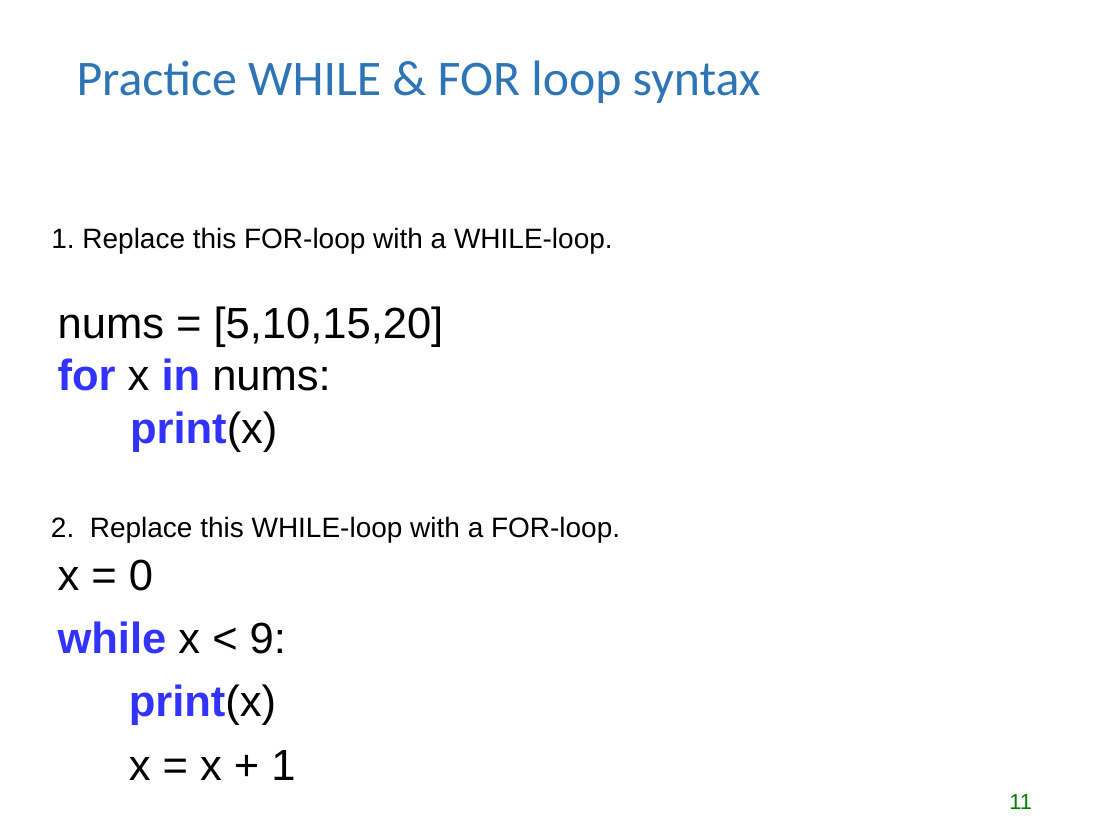
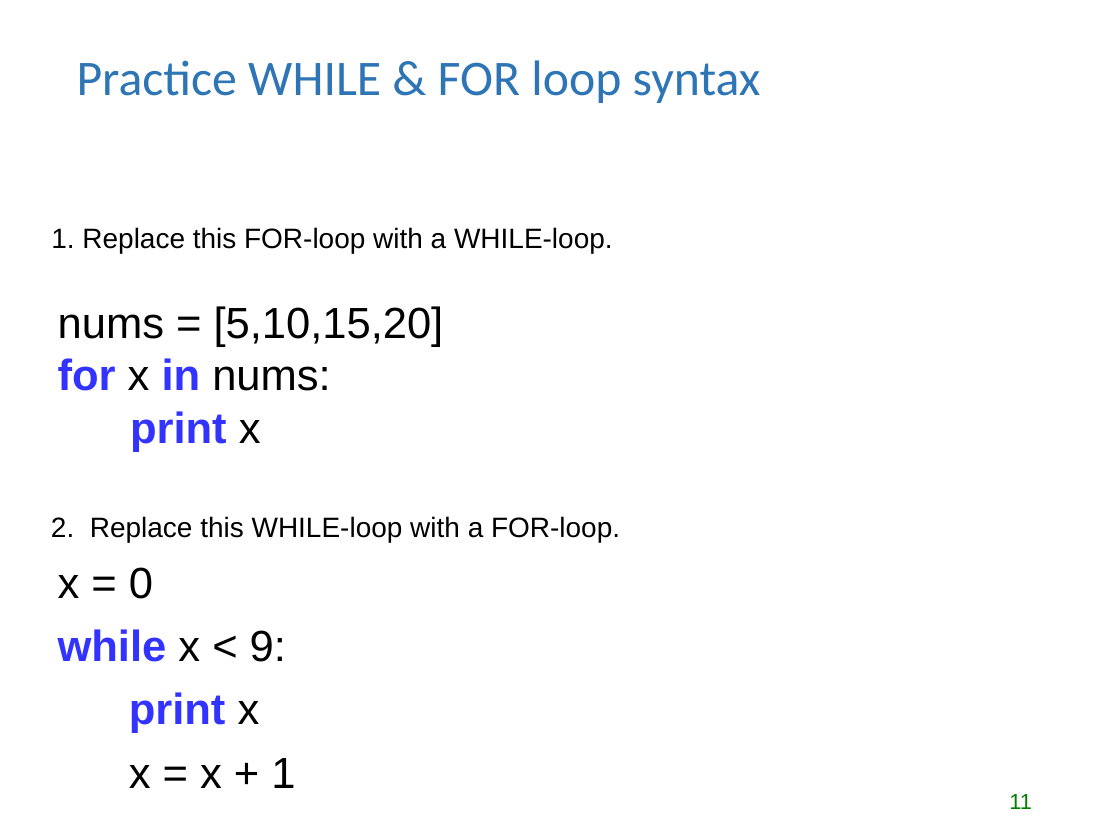
Before and after one commit to lgtateos/gis540, a slide deck: slide 11 of slides/looping.ppt. Drawn at 1120x840 pixels with LibreOffice and Linux fonts; fonts in the diff are those of the drawing. Boxes give left, top, right and bottom in pixels: in the first picture for what was removed or moved away, otherwise in the second. Text is boxed around its words. In the diff, an @@ line names an element or a change of style, - is before the commit and + after.

```diff
--- a/slides/looping.ppt
+++ b/slides/looping.ppt
@@ text at box(130, 411, 261, 452): text changed @@
-print(x)
+print x
@@ text "x = 0": place and size @@
-text "x = 0" at box(58, 559, 295, 780)
+text "x = 0" at box(58, 567, 295, 788)
@@ text at box(129, 692, 260, 733): text changed @@
-  print(x)
+  print x
```
Also in this commit, not shown: 9 other slides changed, 7 slides added.
